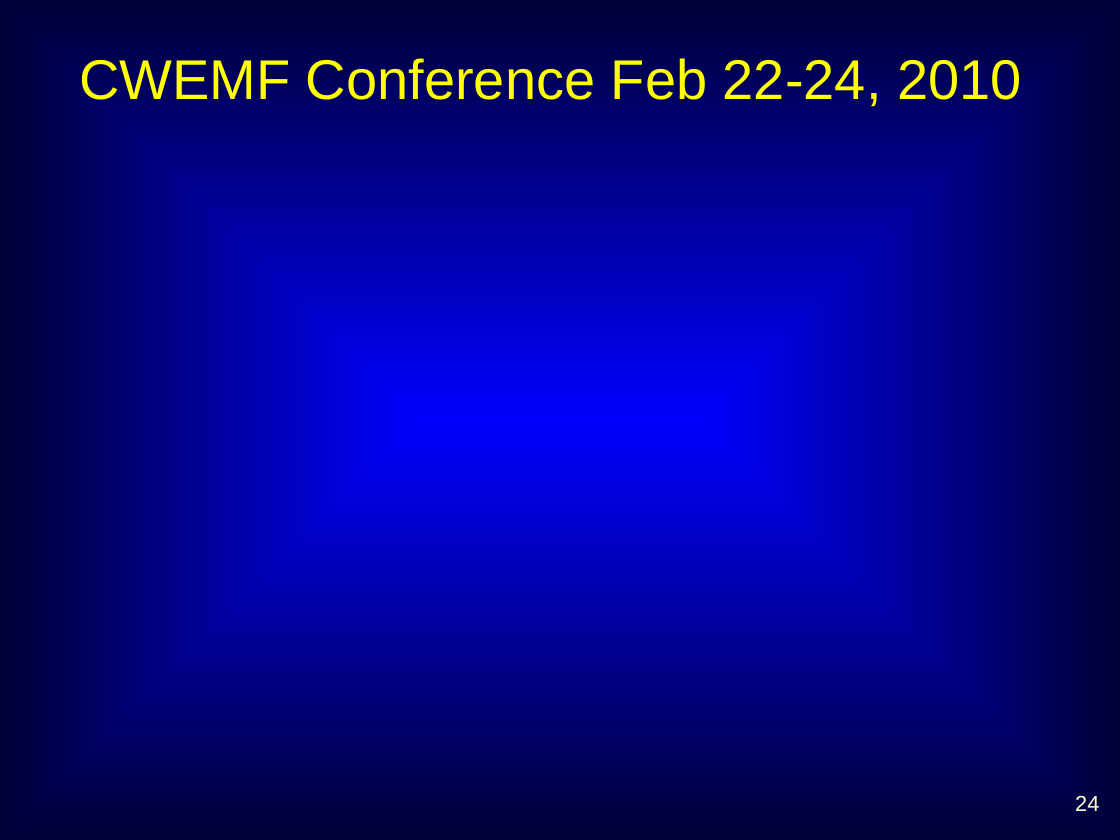
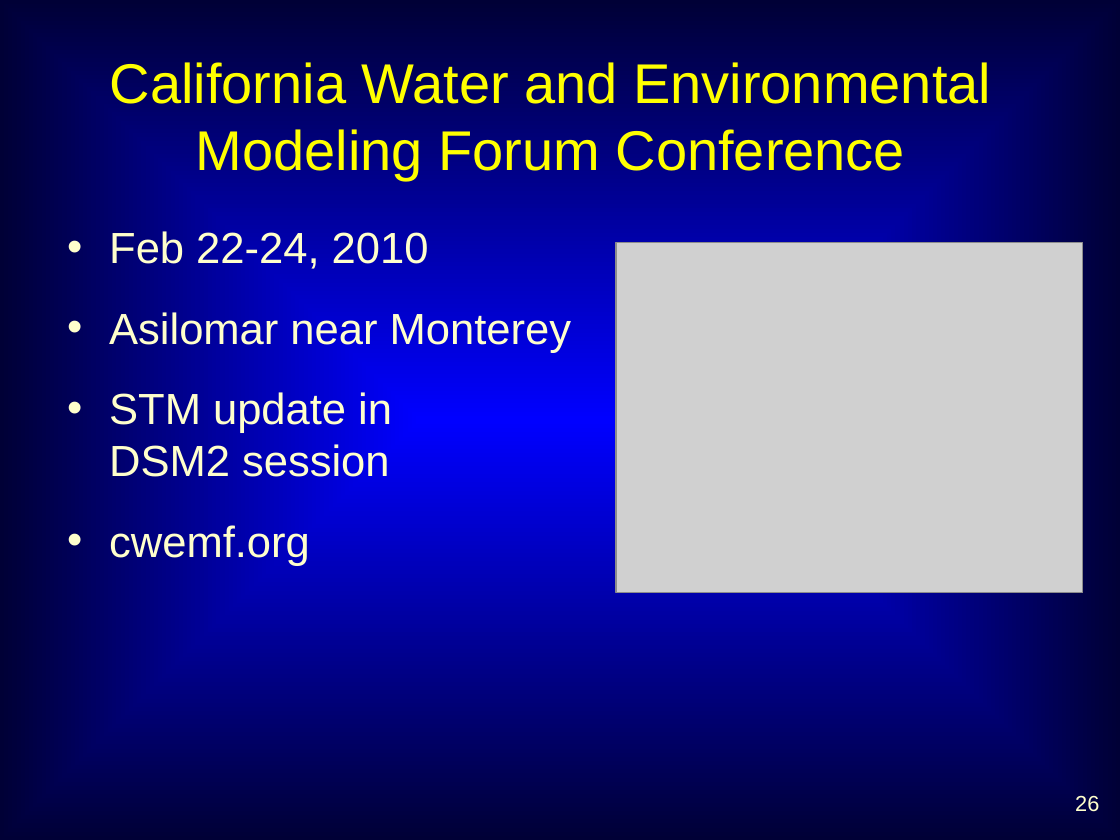
Before and after one commit to dwr-psandhu/dsm2-stm, a slide deck: slide 26 of stm/documents/TAC/Jan10/STM_TAC_Jan10_jamiea.pptx (slide 24 before the commit). Drawn at 1120x840 pixels with LibreOffice and Linux fonts; fonts in the diff are those of the drawing; grey boxes stand for pictures. Boxes give left, top, right and bottom in pixels: in the first picture for what was removed or moved away, otherwise in the second. Text is boxed around its words. In the diff, an @@ line names an element or a change of style, - is before the commit and + after.

```diff
--- a/stm/documents/TAC/Jan10/STM_TAC_Jan10_jamiea.pptx
+++ b/stm/documents/TAC/Jan10/STM_TAC_Jan10_jamiea.pptx
@@ title at box(110, 62, 991, 180): text changed @@
-CWEMF Conference Feb 22-24, 2010
+California Water and Environmental Modeling Forum Conference
@@ text added at box(109, 231, 571, 566), 28 pt, text #FFFFCC @@
+• Feb 22-24, 2010
+• Asilomar near Monterey
+• STM update in
+  DSM2 session
+• cwemf.org
@@ picture added at box(616, 243, 1083, 592) @@
@@ page number at box(1075, 795, 1099, 812): text changed @@
-24
+26
```
Also in this commit, not shown: 8 other slides changed, 3 slides added.
